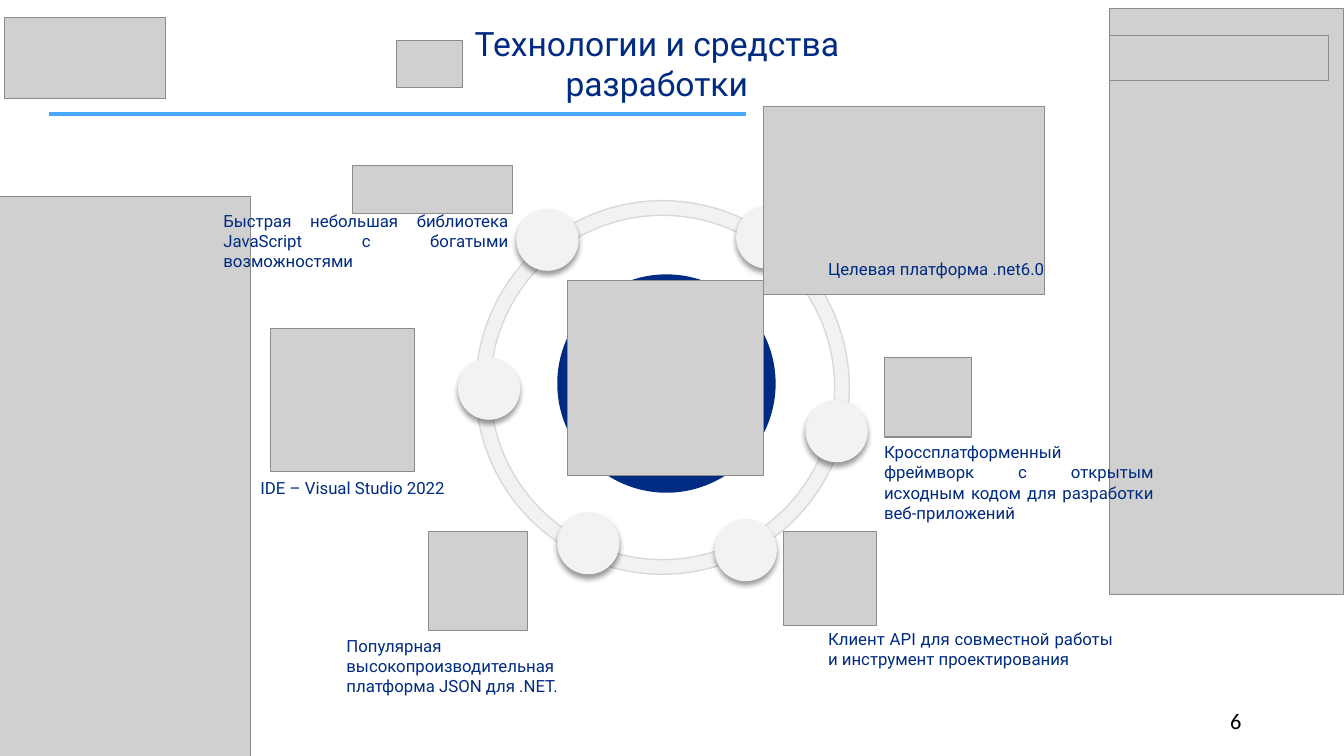
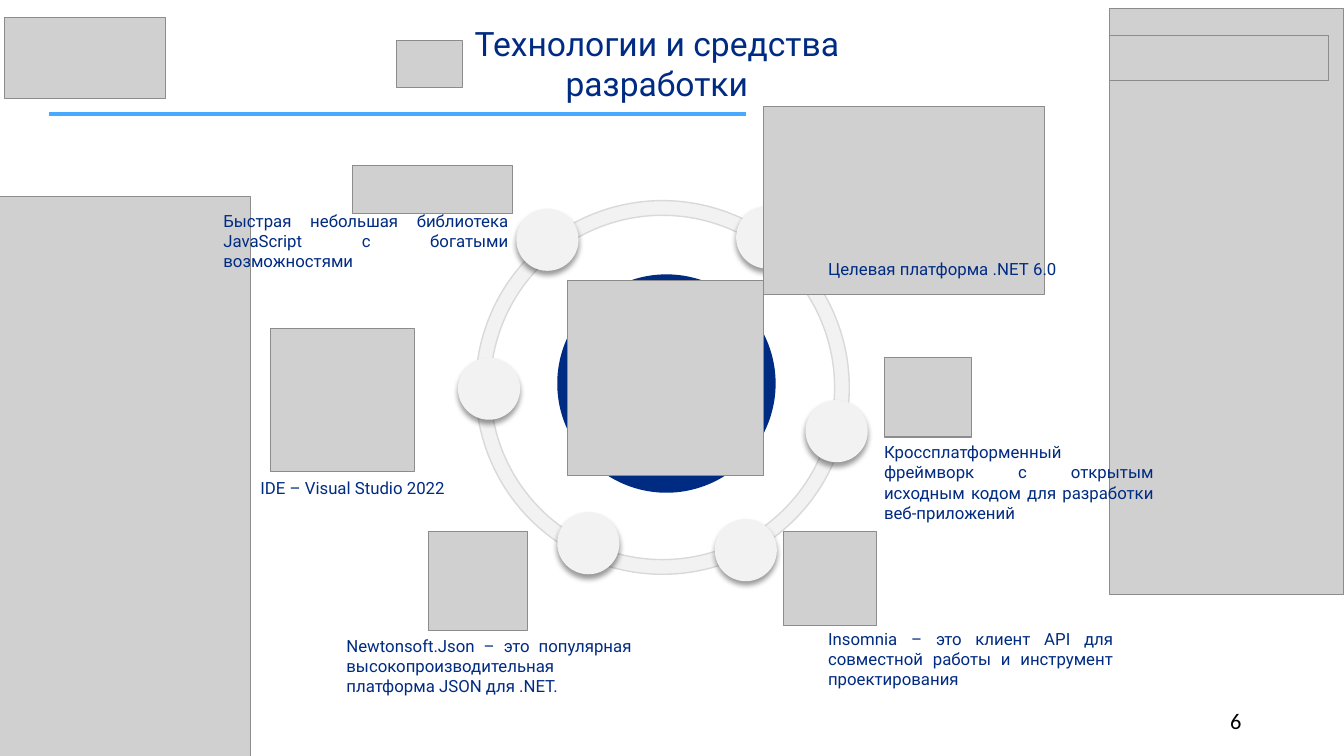
Before and after one commit to SalminaTatyana/DiplomNote, a slide deck: slide 6 of Иванова.pptx. Drawn at 1344x756 pixels with LibreOffice and Linux fonts; fonts in the diff are those of the drawing; grey boxes stand for pictures. Boxes give left, top, right and bottom in pixels: in the first picture for what was removed or moved away, otherwise in the second. Text is boxed around its words. In the diff, an @@ line names an element or a change of style, - is before the commit and + after.

```diff
--- a/Иванова.pptx
+++ b/Иванова.pptx
@@ text at (828, 260, 1056, 280): text changed @@
-Целевая платформа .net6.0
+Целевая платформа .NET 6.0
@@ text at (346, 639, 632, 696): text changed @@
-Популярная высокопроизводительная платформа JSON для .NET.
+Newtonsoft.Json – это популярная высокопроизводительная платформа JSON для .NET.
@@ text at (828, 633, 1113, 689): text changed @@
-Клиент API для совместной работы и инструмент проектирования
+Insomnia – это клиент API для совместной работы и инструмент проектирования
```
Also in this commit, not shown: 10 other slides changed.
